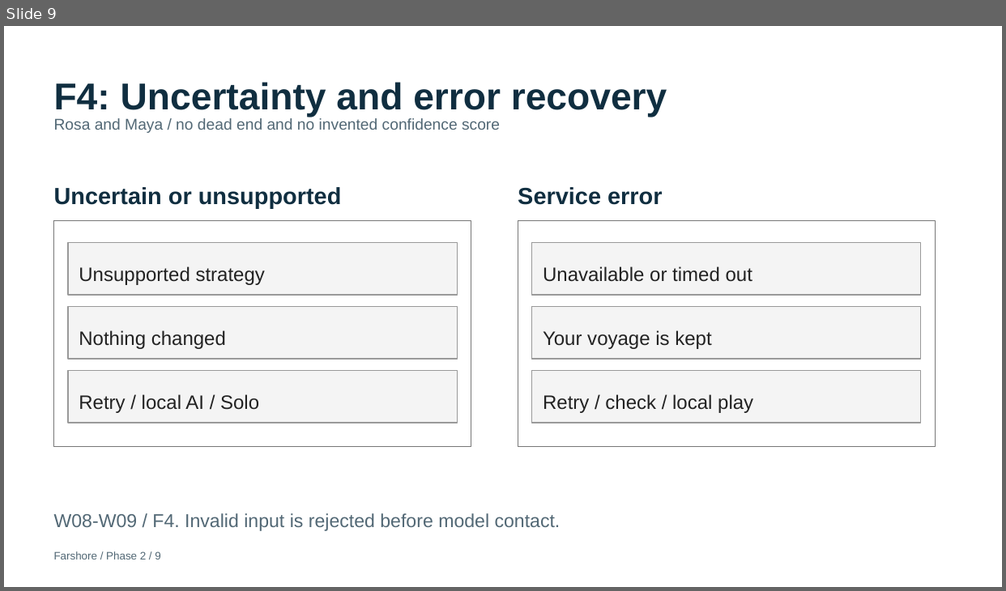
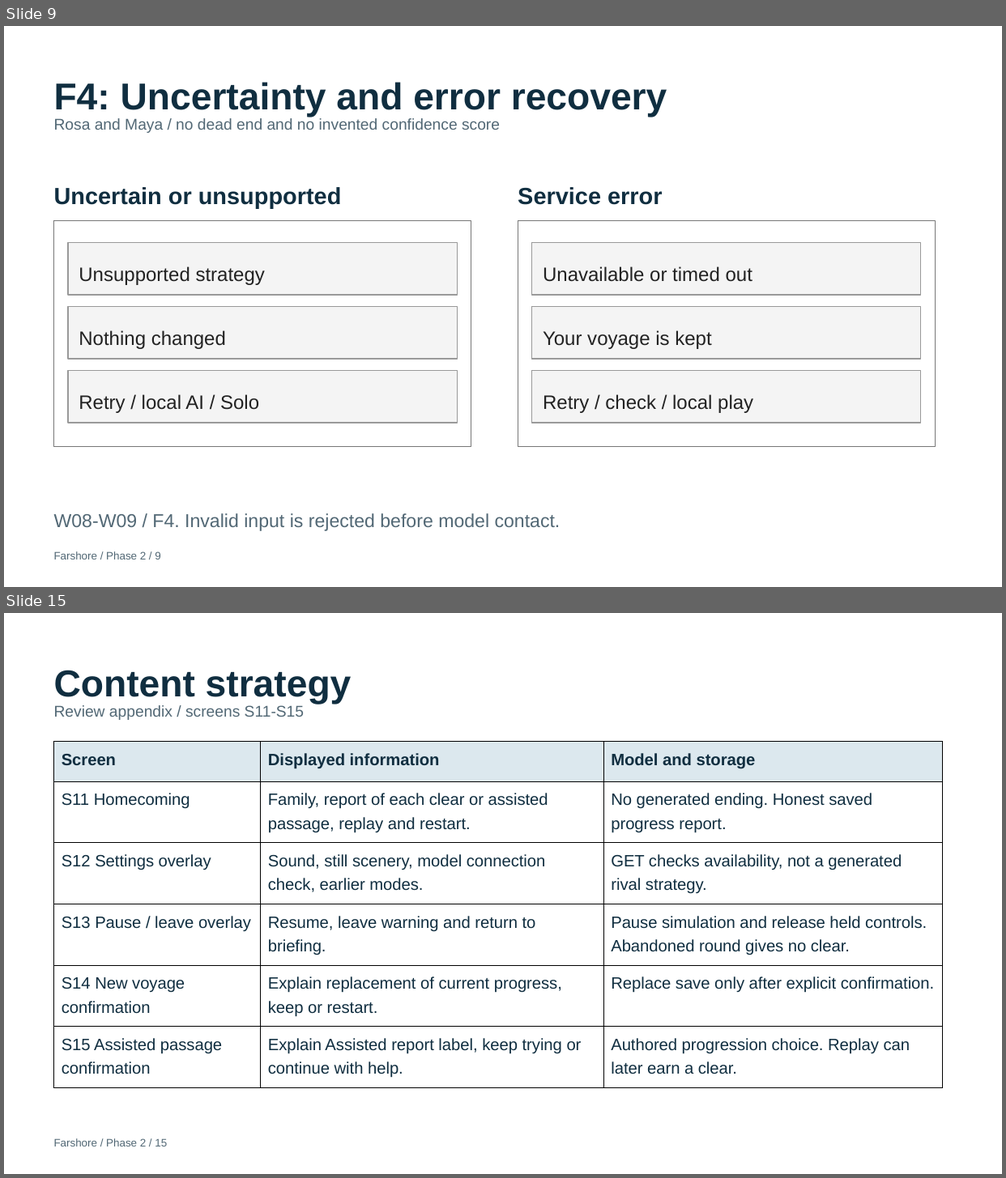
Before and after one commit to RavangDai/Farshore, a slide deck: Farshore Context and Assisment/docs/assignment/phase2-arcade/Farshore-Phase-2-Arcade-Presentation.pptx. Shown one above the other, each under a label of ours: slide 9 before the commit, slides 9 and 15 after it; the slides between them are not shown. The pictures are 1006x591 and 1006x1178 pixels, drawn with LibreOffice and Linux fonts; fonts in the diff are those of the drawing. Boxes give left, top, right and bottom in pixels: in the first picture for what was removed or moved away, otherwise in the second. Text is boxed around its words. In the diff, an @@ line names an element or a change of style, - is before the commit and + after.

```diff
--- a/Farshore Context and Assisment/docs/assignment/phase2-arcade/Farshore-Phase-2-Arcade-Presentation.pptx
+++ b/Farshore Context and Assisment/docs/assignment/phase2-arcade/Farshore-Phase-2-Arcade-Presentation.pptx
@@ slide 15 added at box(4, 613, 1002, 1174), background #FFFFFF @@
@@ text added at box(54, 670, 351, 704), 36 pt, text #102E40, bold @@
+Content strategy
@@ text added at box(54, 705, 304, 720), 15 pt, text #526875 @@
+Review appendix / screens S11-S15
@@ table added at box(54, 742, 943, 1088), 6 rows, 3 columns @@
+Screen | Displayed information | Model and storage
+S11 Homecoming | Family, report of each clear or assisted passage, replay and restart. | No generated ending. Honest saved progress report.
+S12 Settings overlay | Sound, still scenery, model connection check, earlier modes. | GET checks availability, not a generated rival strategy.
+S13 Pause / leave overlay | Resume, leave warning and return to briefing. | Pause simulation and release held controls. Abandoned round gives no clear.
+S14 New voyage confirmation | Explain replacement of current progress, keep or restart. | Replace save only after explicit confirmation.
+S15 Assisted passage confirmation | Explain Assisted report label, keep trying or continue with help. | Authored progression choice. Replay can later earn a clear.
@@ text added at box(54, 1139, 167, 1147), 10.5 pt, text #526875 @@
+Farshore / Phase 2 / 15
```
Also in this commit, not shown: 5 slides changed, 38 other slides added, 25 other files.
